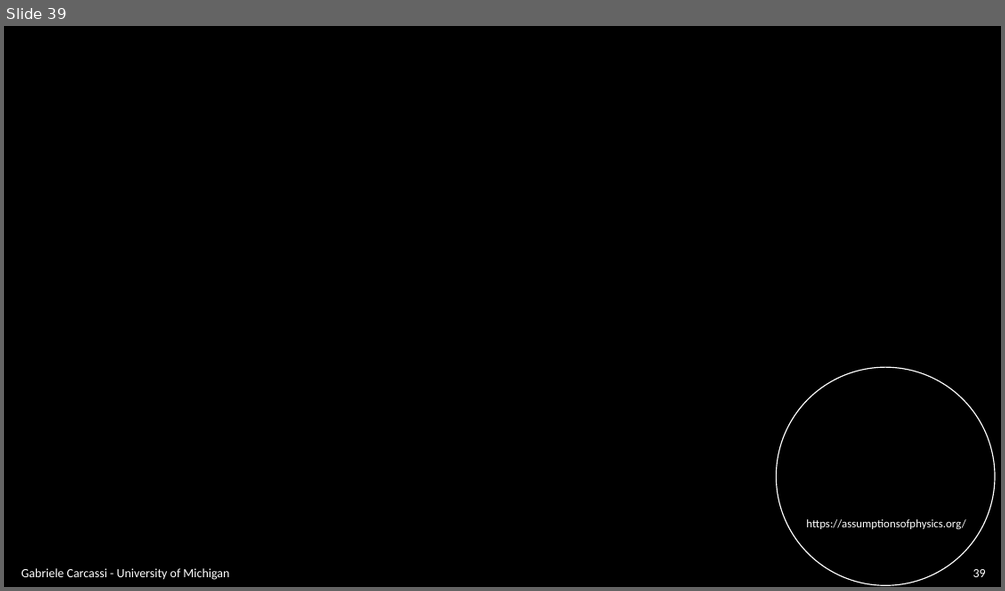
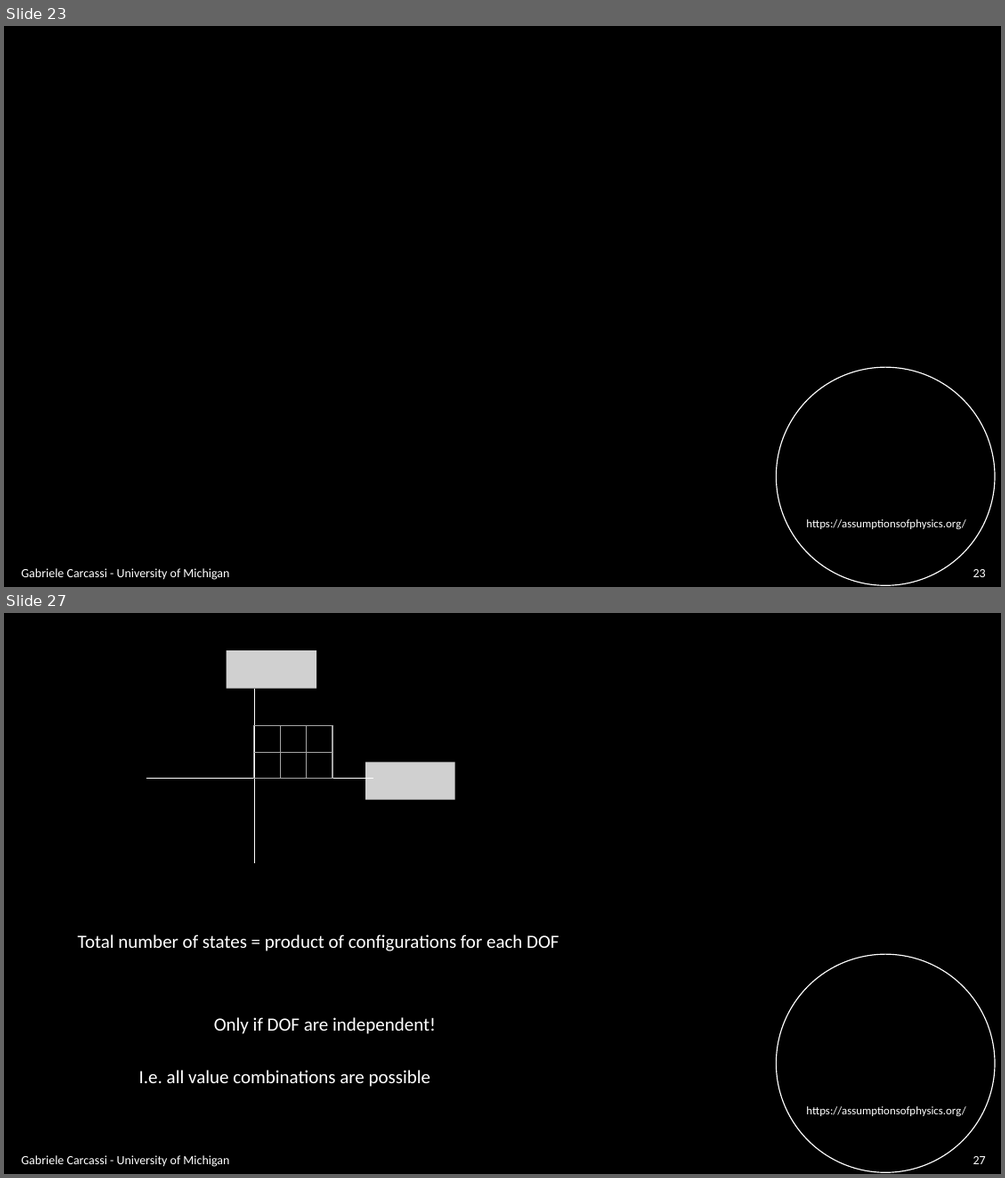
Before and after one commit to assumptionsofphysics/slides, a slide deck: BookCompanions-v2/RP-Class-4.pptx. Shown one above the other, each under a label of ours: slide 39 before the commit, slides 23 and 27 after it; the slides between them are not shown. The pictures are 1005x591 and 1005x1178 pixels, drawn with LibreOffice and Linux fonts; fonts in the diff are those of the drawing; grey boxes stand for pictures; background and template pictures are left out. Boxes give left, top, right and bottom in pixels: in the first picture for what was removed or moved away, otherwise in the second. Text is boxed around its words. In the diff, an @@ line names an element or a change of style, - is before the commit and + after.

```diff
--- a/BookCompanions-v2/RP-Class-4.pptx
+++ b/BookCompanions-v2/RP-Class-4.pptx
@@ slide 27 added at <box>4,613,1001,1174</box>, background #000000; not listed: 2 template elements that a slide beside it also shows @@
@@ picture added at <box>226,650,316,688</box> @@
@@ group added at <box>146,689,373,863</box>: 6 rectangles, 2 lines @@
@@ picture added at <box>366,762,455,799</box> @@
@@ text added at <box>78,934,558,951</box>, 18 pt, text #FFFFFF @@
+Total number of states = product of configurations for each DOF
@@ text added at <box>214,1017,436,1034</box>, 18 pt, text #FFFFFF @@
+Only if DOF are independent!
@@ text added at <box>139,1070,431,1086</box>, 18 pt, text #FFFFFF @@
+I.e. all value combinations are possible
@@ text added at <box>21,1155,229,1167</box>, 12 pt, text #FFFFFF @@
+Gabriele Carcassi - University of Michigan
@@ page number added at <box>973,1156,986,1164</box>, 12 pt, text #FFFFFF @@
+27
@@ what was slide 39 is now slide 23 @@
@@ page number at <box>973,569,986,577</box>: text changed @@
-39
+23
```
Also in this commit, not shown: 5 slides changed, 2 other slides added.
